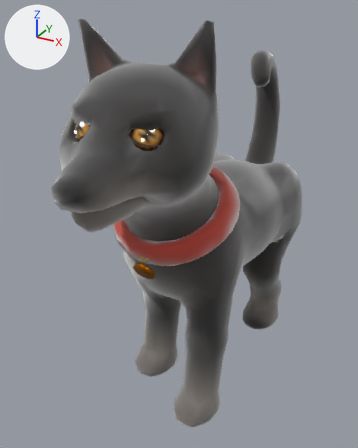
The glTF model assets/models/cho_muc/cho_muc.glb: old version first, new version second.
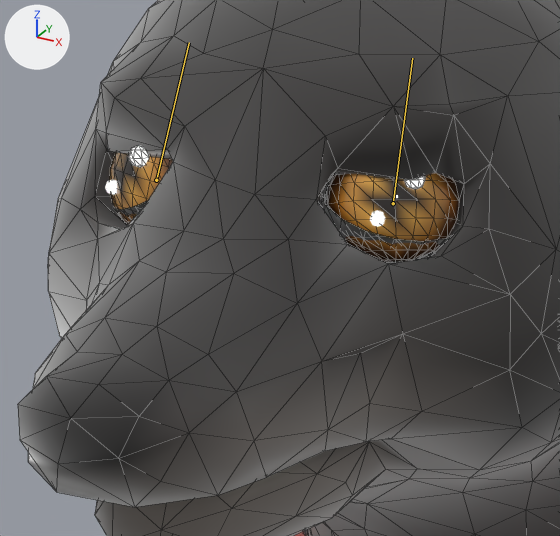
There are two pictures of each version: one whole from a camera (50 mm lens) standing at (0.528, -1.182, 0.985) and looking at (-0.043, -0.144, 0.466), one close up on the part from 13% to 53% of the width and 19% to 49% of the height. Every picture has the same lights, and +X, +Y and +Z are marked at upper left. The last two pictures show the newer version. Both versions are drawn at frame 34 of the action 'di_tuan'; the numbers are the values there. The bones that change are drawn over the model as lines in the close-ups. The close-ups show mesh edges as thin lines.

In view in the first close-up: 'Muc_Mat_L', 'Muc_Mat_R', 'Muc_Mi_L', 'Muc_Mi_R', 'Muc_Than' and 4 more.
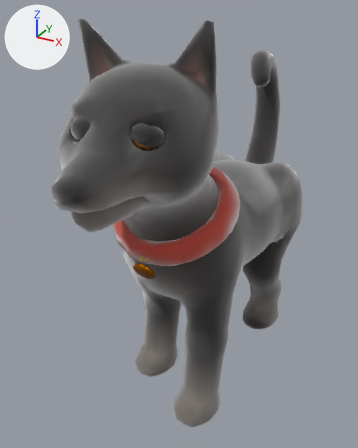
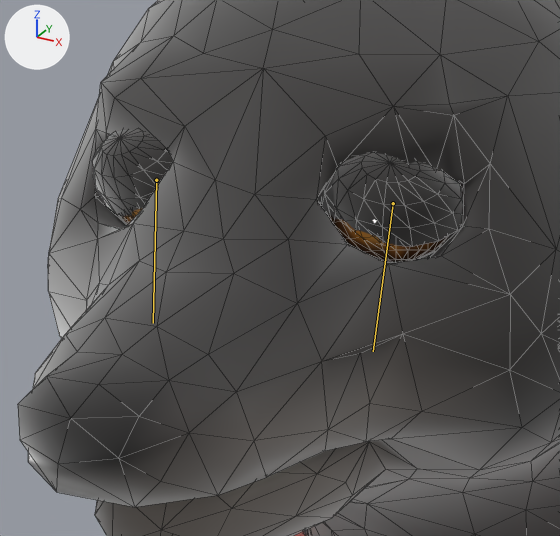
Pixel boxes [x1, y1, x2, y2] of what changed, in the close-ups (560 x 536 px):
'Muc_Mi_L', posed
    before: [320, 195, 448, 259]
    after: [321, 152, 463, 247]
'Muc_Mi_R', posed (mostly hidden before)
    before: [112, 201, 147, 216]
    after: [92, 130, 173, 216]
'Muc_Mat_L', unchanged, covered by the edit
    before: [325, 173, 460, 263]
    after: [329, 214, 448, 263]
'Muc_Mat_R', unchanged, covered by the edit
    before: [109, 152, 173, 225]
    after: [119, 208, 143, 225]
bone 'mi.L', root to tip
    before: (393, 203) to (412, 58)
    after: (393, 203) to (373, 351)
bone 'mi.R', root to tip
    before: (156, 180) to (189, 42)
    after: (156, 180) to (153, 323)

The edits, one by one:
Bone 'mi.L' (bone_mi_l) turns from (-97, 0, 0) to (97, 0, 0) degrees about its own x, y and z.
Bone 'mi.R' (bone_mi_r) turns from (-97, 0, 0) to (97, 0, 0) degrees about its own x, y and z.
